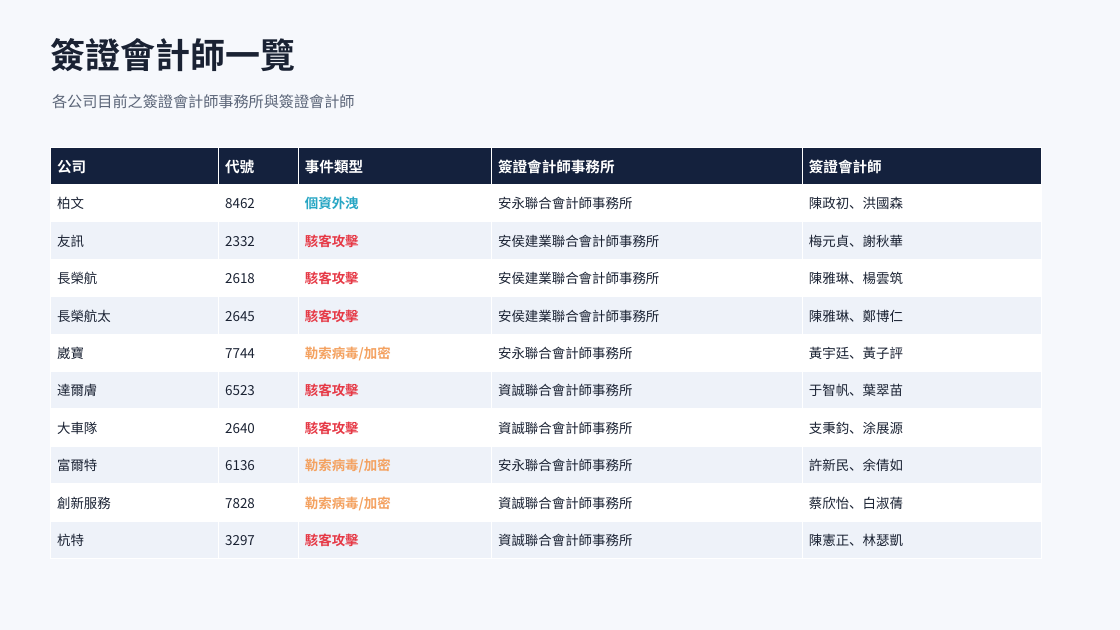
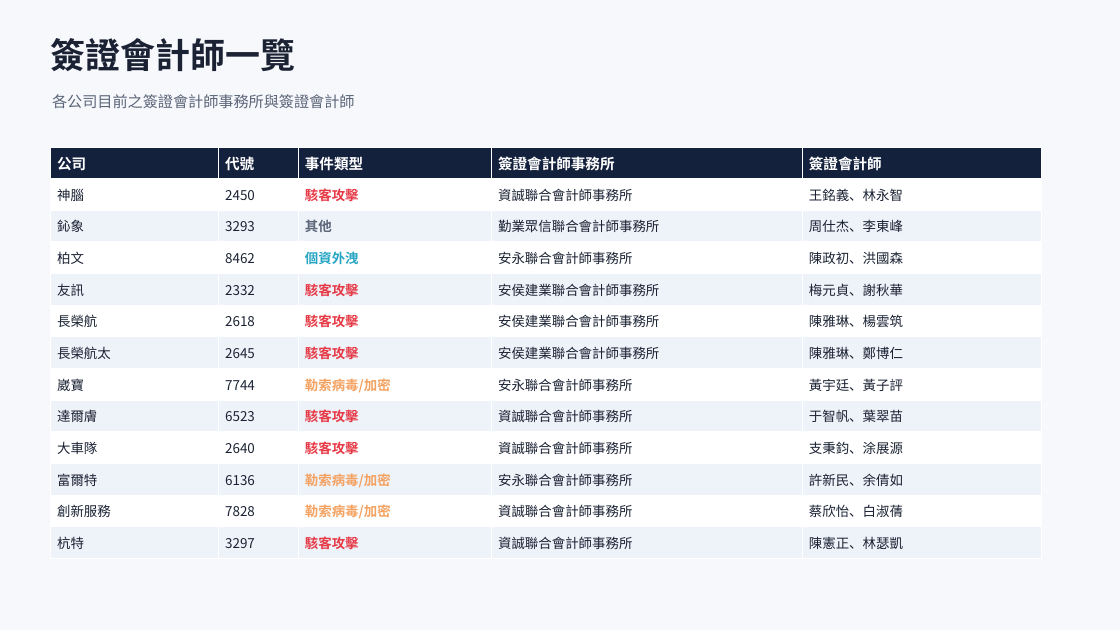
Before and after one commit to Johnnylin77/mops-isec-monitor, a slide deck: slide 4 of 資安事件因應分析.pptx. Drawn at 1120x630 pixels with LibreOffice and Linux fonts; fonts in the diff are those of the drawing. Boxes give left, top, right and bottom in pixels: in the first picture for what was removed or moved away, otherwise in the second. Text is boxed around its words. In the diff, an @@ line names an element or a change of style, - is before the commit and + after.

```diff
--- a/資安事件因應分析.pptx
+++ b/資安事件因應分析.pptx
@@ table at [50, 147, 1042, 559] @@
+row 2: 神腦 | 2450 | 駭客攻擊 | 資誠聯合會計師事務所 | 王銘義、林永智
+row 3: 鈊象 | 3293 | 其他 | 勤業眾信聯合會計師事務所 | 周仕杰、李東峰
```
Also in this commit, not shown: 6 other slides changed, 2 other files.
